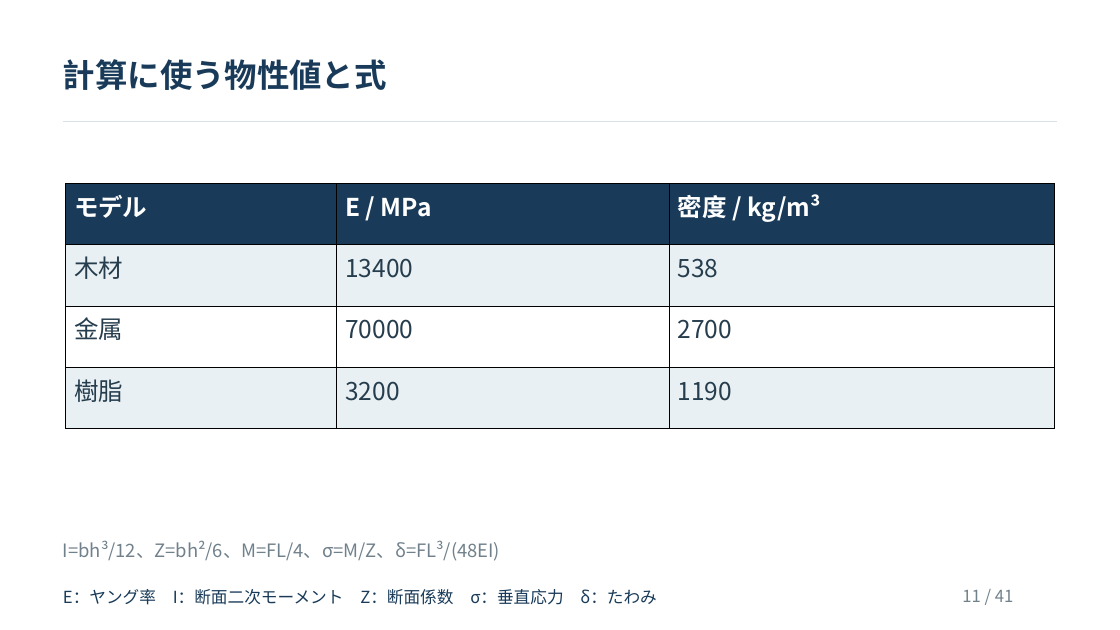
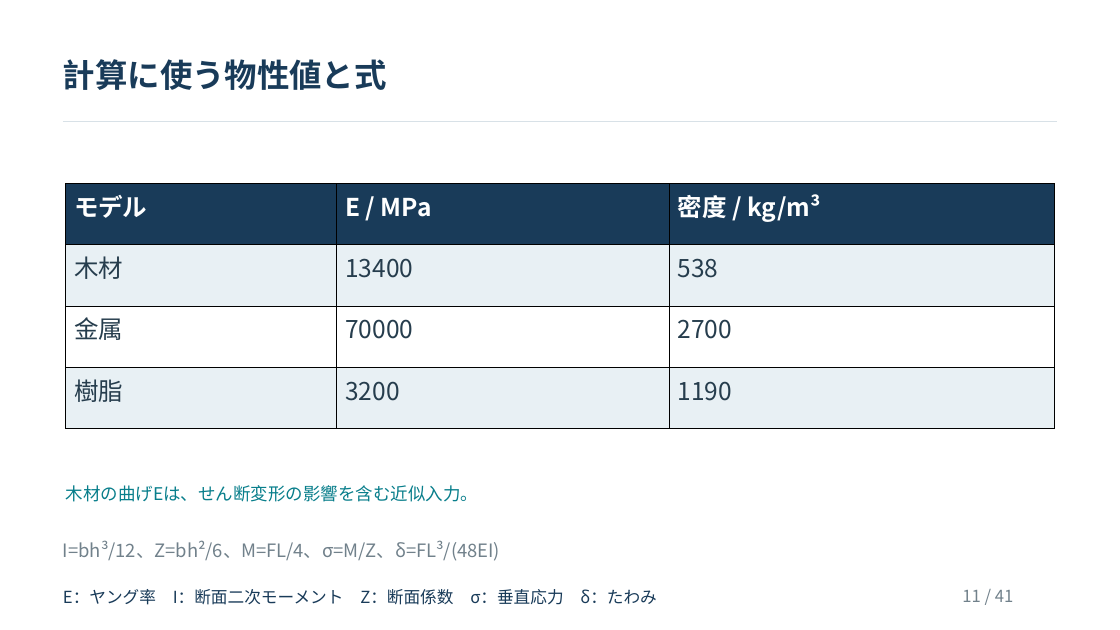
Before and after one commit to zooc-14calbp/industrial-materials-course, a slide deck: slide 11 of 学生用/第12回/12_授業スライド.pptx. Drawn at 1120x630 pixels with LibreOffice and Linux fonts; fonts in the diff are those of the drawing. Boxes give left, top, right and bottom in pixels: in the first picture for what was removed or moved away, otherwise in the second. Text is boxed around its words. In the diff, an @@ line names an element or a change of style, - is before the commit and + after.

```diff
--- a/学生用/第12回/12_授業スライド.pptx
+++ b/学生用/第12回/12_授業スライド.pptx
@@ text added at [66,485,479,502], 15 pt, text #087E8B @@
+木材の曲げEは、せん断変形の影響を含む近似入力。
```
Also in this commit, not shown: 4 other slides changed, 1 slide added, 1 slide removed, 21 other files.
